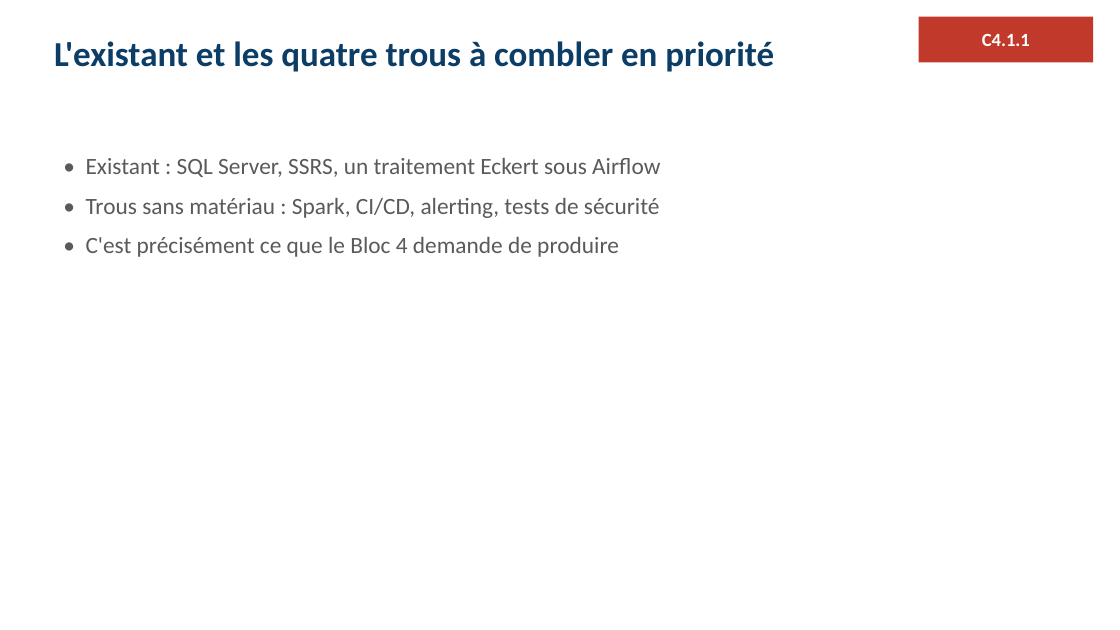
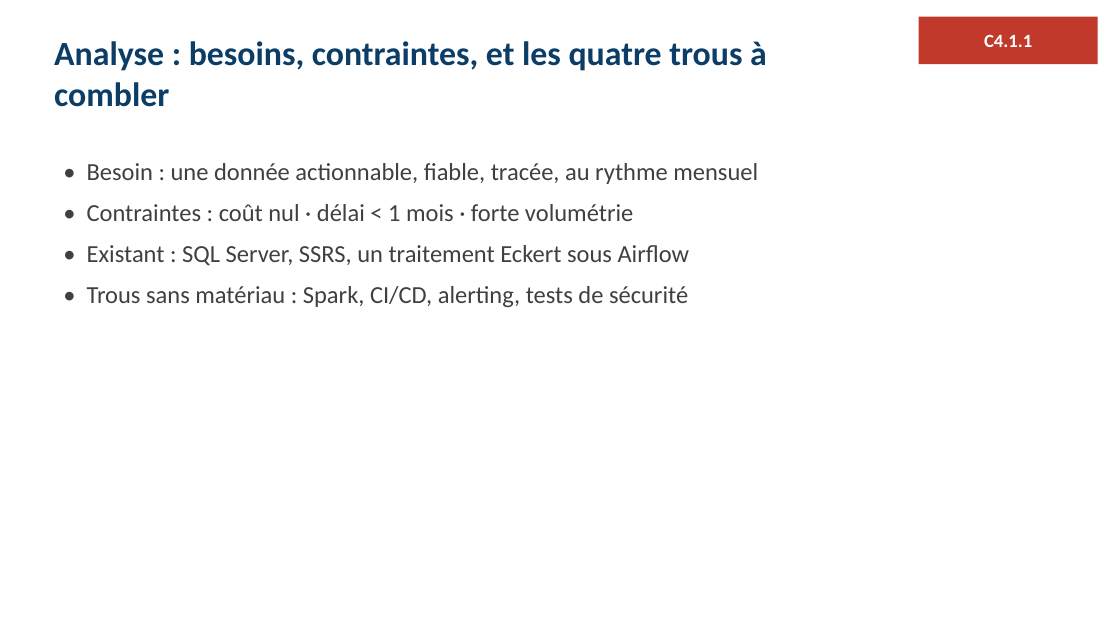
Before and after one commit to ratpiGene/ELT-Eckert, a slide deck: slide 4 of soutenance/support_eckert.pptx (slide 10 before the commit). Drawn at 1120x630 pixels with LibreOffice and Linux fonts; fonts in the diff are those of the drawing. Boxes give left, top, right and bottom in pixels: in the first picture for what was removed or moved away, otherwise in the second. Text is boxed around its words. In the diff, an @@ line names an element or a change of style, - is before the commit and + after.

```diff
--- a/soutenance/support_eckert.pptx
+++ b/soutenance/support_eckert.pptx
@@ rectangle "C4.1.1": place and size @@
-rectangle "C4.1.1" at (919,17,1094,63)
+rectangle "C4.1.1" at (919,17,1098,65)
@@ text at (54,41,767,107): text changed; size 30 to 29 pt @@
-L'existant et les quatre trous à combler en priorité
+Analyse : besoins, contraintes, et les quatre trous à combler
@@ text at (87,163,758,221): paragraphs added @@
+• Besoin : une donnée actionnable, fiable, tracée, au rythme mensuel
+• Contraintes : coût nul · délai < 1 mois · forte volumétrie
@@ text at (86,237,619,257): paragraph removed @@
-• C'est précisément ce que le Bloc 4 demande de produire
@@ text at (87,245,690,307): size 20 to 21 pt, text colour #5A5A5A to #404040 in "• Existant : SQL Server, SSRS, un ...", "• Trous sans matériau : Spark, CI/CD, ..." @@
```
Also in this commit, not shown: 19 other slides changed, 28 slides removed, 2 other files.
